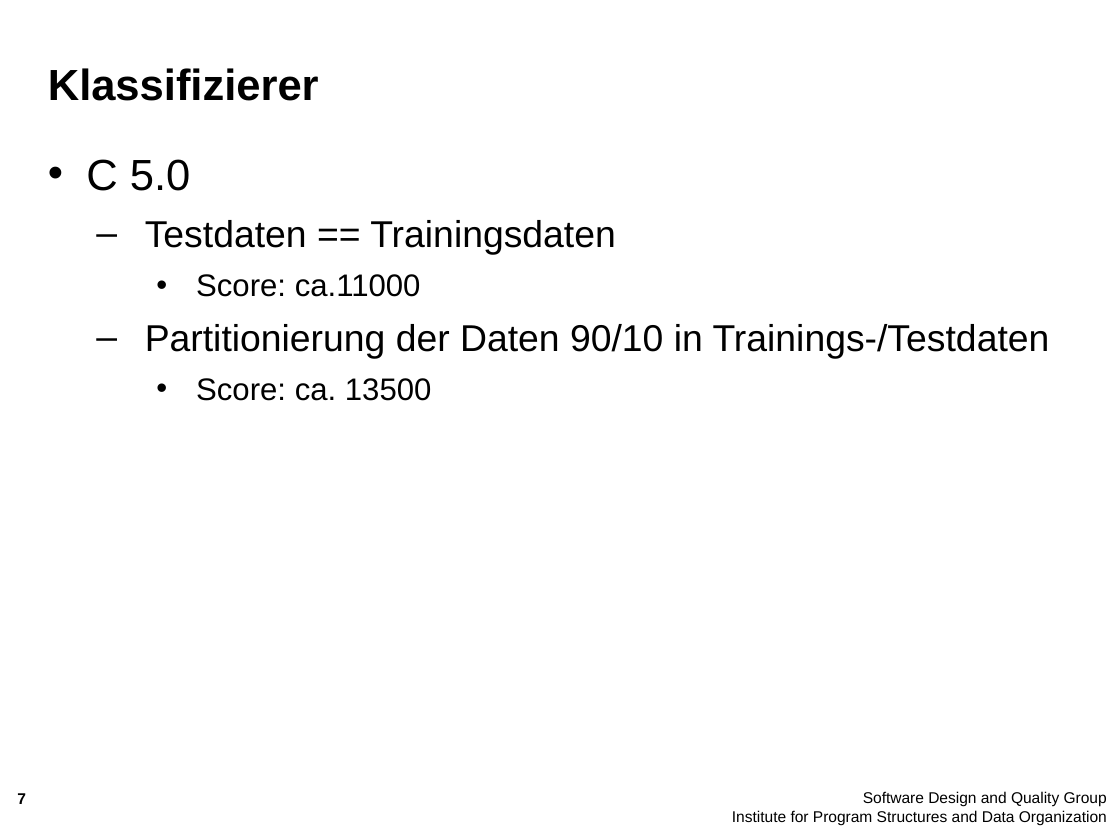
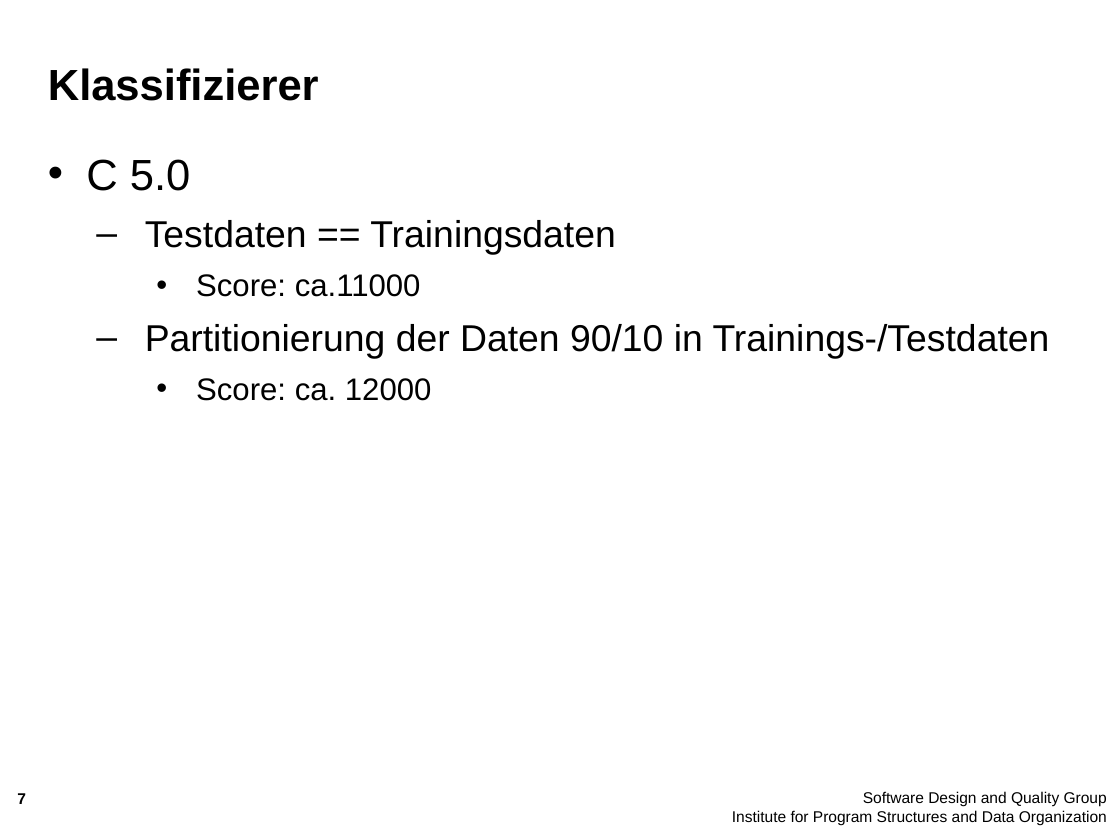
Before and after one commit to majdi14789/dwm10, a slide deck: slide 7 of Zwischenpräsentation/Zwischenstand.ppt. Drawn at 1120x840 pixels with LibreOffice and Linux fonts; fonts in the diff are those of the drawing; background and template pictures are left out. Boxes give left, top, right and bottom in pixels: in the first picture for what was removed or moved away, otherwise in the second. Text is boxed around its words. In the diff, an @@ line names an element or a change of style, - is before the commit and + after.

```diff
--- a/Zwischenpräsentation/Zwischenstand.ppt
+++ b/Zwischenpräsentation/Zwischenstand.ppt
@@ text at (196, 378, 432, 401): text changed @@
-    • Score: ca. 13500
+    • Score: ca. 12000
```
Also in this commit, not shown: 1 other file.
